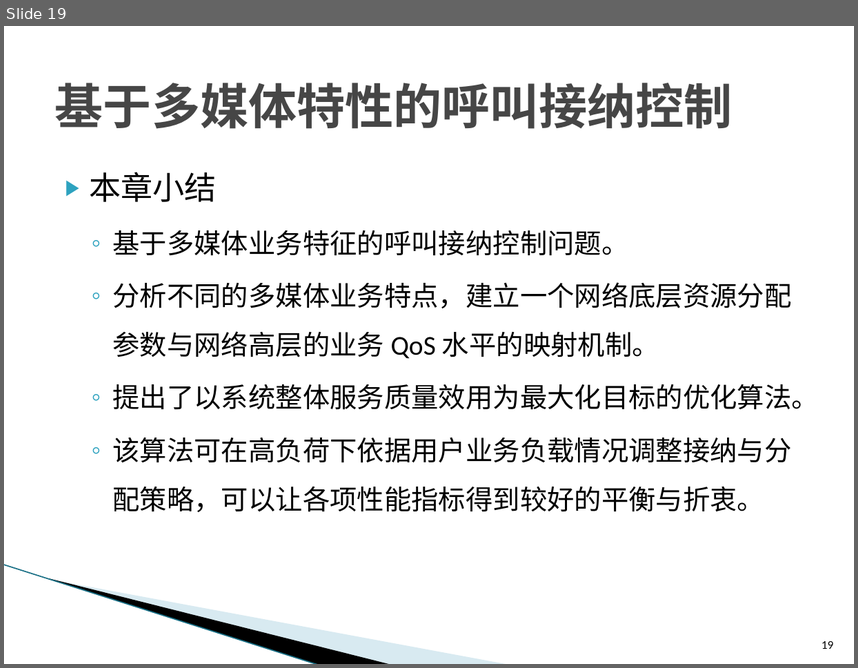
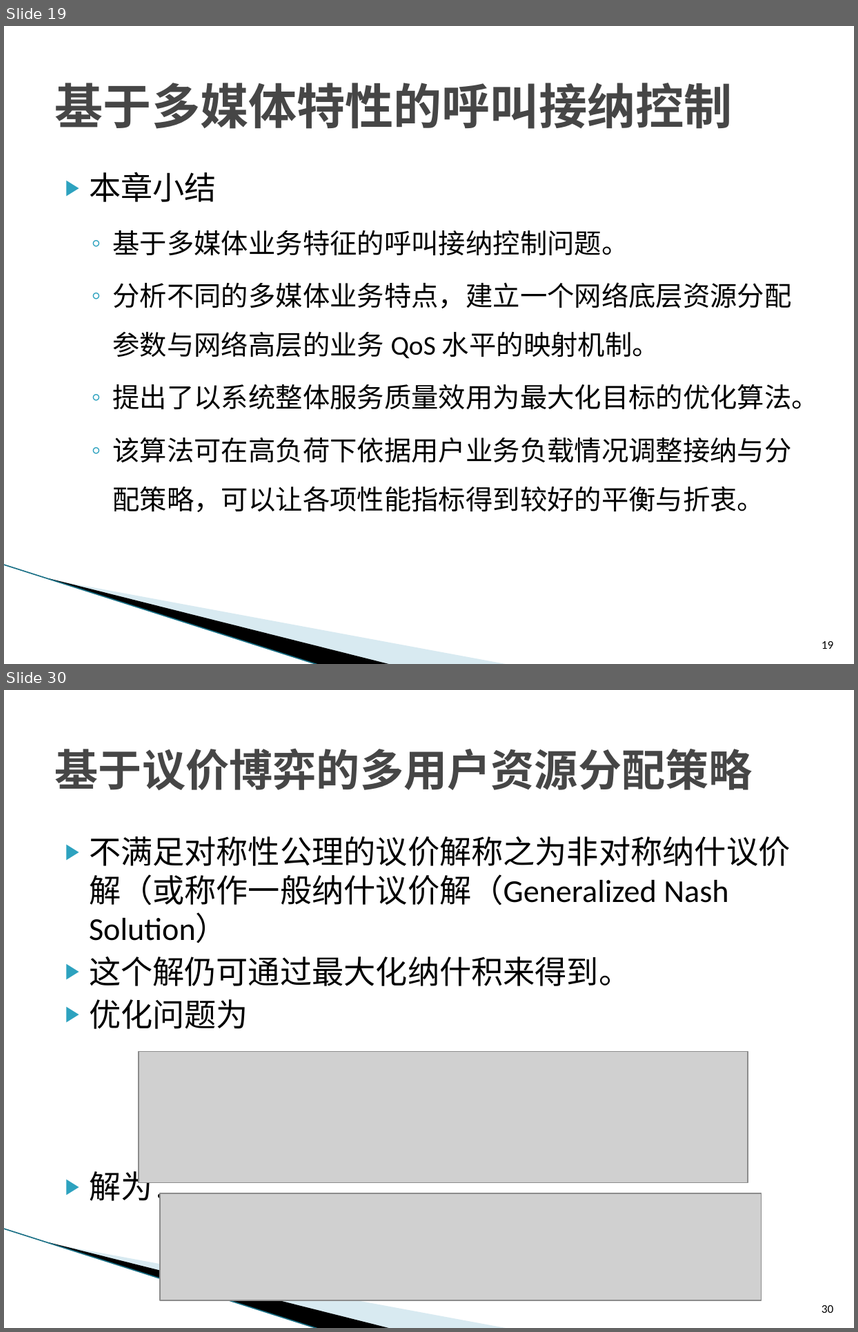
Before and after one commit to ZhiweiYAN/yzw_thesis, a slide deck: defense_phd.pptx. Shown one above the other, each under a label of ours: slide 19 before the commit, slides 19 and 30 after it; the slides between them are not shown. The pictures are 858x668 and 858x1332 pixels, drawn with LibreOffice and Linux fonts; fonts in the diff are those of the drawing; grey boxes stand for pictures; background and template pictures are left out. Boxes give left, top, right and bottom in pixels: in the first picture for what was removed or moved away, otherwise in the second. Text is boxed around its words. In the diff, an @@ line names an element or a change of style, - is before the commit and + after.

Commit message:
nash end

```diff
--- a/defense_phd.pptx
+++ b/defense_phd.pptx
@@ slide 30 added at box(4, 690, 854, 1328), background #FFFFFF; not listed: 3 template elements that a slide beside it also shows @@
@@ title added at box(55, 748, 753, 791), 36.9 pt, text #464646, bold @@
+基于议价博弈的多用户资源分配策略
@@ text added at box(89, 836, 790, 1206), 27 pt, text #000000 @@
+▶ 不满足对称性公理的议价解称之为非对称纳什议价解（或称作一般纳什议价解（Generalized Nash Solution）
+▶ 这个解仍可通过最大化纳什积来得到。
+▶ 优化问题为
+▶ 解为：
@@ picture added at box(139, 1052, 748, 1182) @@
@@ picture added at box(159, 1193, 760, 1301) @@
@@ page number added at box(822, 1305, 833, 1312), 10 pt, text #000000 @@
+30
```
Also in this commit, not shown: 2 slides changed, 20 other slides added, 1 other file.
